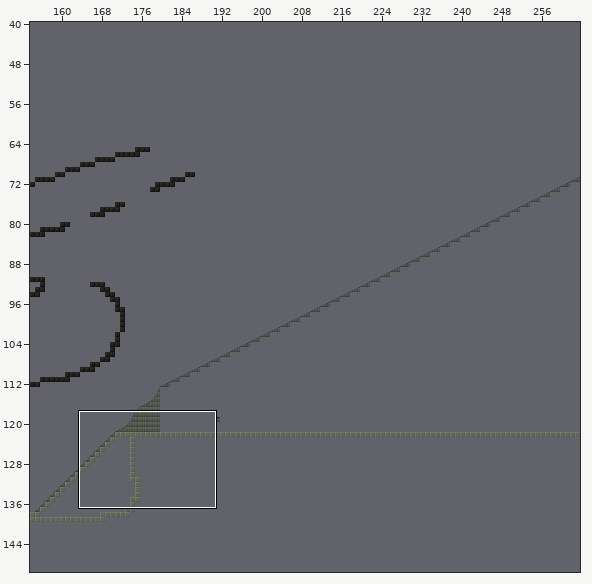
One commit to this Tiled map: assets/data/TESTBED.tmx. The first picture is a wide view before the edit; the outline marks the close-up.
Close-up. Old version:
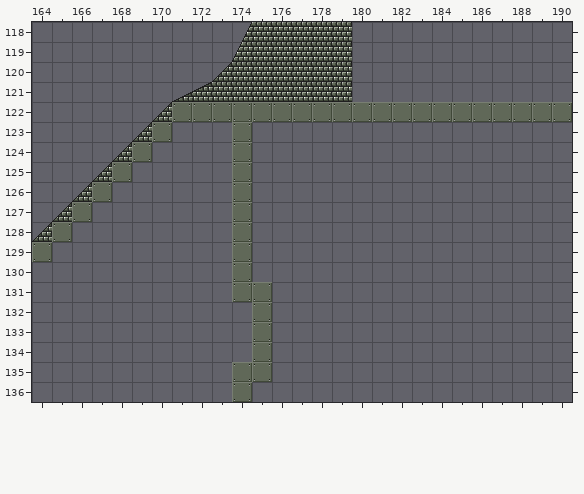
Cells are 20x20 px. Shown: x 164..190, y 118..136. The commit also changed other parts of the map, which this record leaves out.
Now the later version:
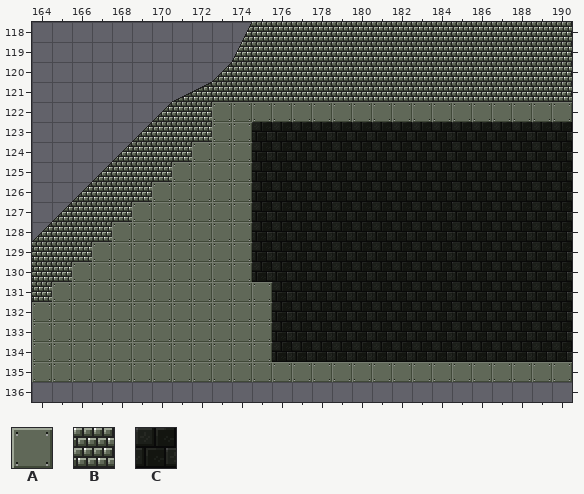
Key: from "tiles": A 12, B 15; from "tilesbg": C 2.
_ is an empty cell.
Change:
Layer "tilesbg":
Tile C is added in rows 123 to 130 at x 175 to 190; in rows 131 to 134 at x 176 to 190.
Layer "tiles":
Tile A is added in row 123 at x 173; in row 124 at x 172 to 173; in row 125 at x 171 to 173; in row 126 at x 170 to 173; in row 127 at x 169 to 173; in row 128 at x 168 to 173.
Tile A is added in row 129 at x 167 to 173; in row 130 at x 166 to 173; in row 131 at x 165 to 173; in rows 132 to 134 at x 164 to 174; in row 135 at x 164 to 173 and 176 to 190.
Tile B replaces tile A in row 122 at x 171 to 172; in row 123 at x 170; in row 124 at x 169; in row 125 at x 168; in row 126 at x 167; in row 127 at x 166.
Tile B replaces tile A in row 128 at x 165; in row 129 at x 164.
Tile B is added in rows 118 to 121 at x 180 to 190; in row 123 at x 171 to 172; in row 124 at x 170 to 171; in row 125 at x 169 to 170; in row 126 at x 168 to 169; in row 127 at x 167 to 168.
Tile B is added in row 128 at x 166 to 167; in row 129 at x 165 to 166; in row 130 at x 164 to 165; in row 131 at x 164.
The author cleared tile A in row 136 at x 174.
Where, in picture pixels (left, top, right, bottom), the same in both close-ups:
added: (352, 22, 572, 102)
changed: (32, 102, 252, 402)
added: (252, 122, 572, 382)
